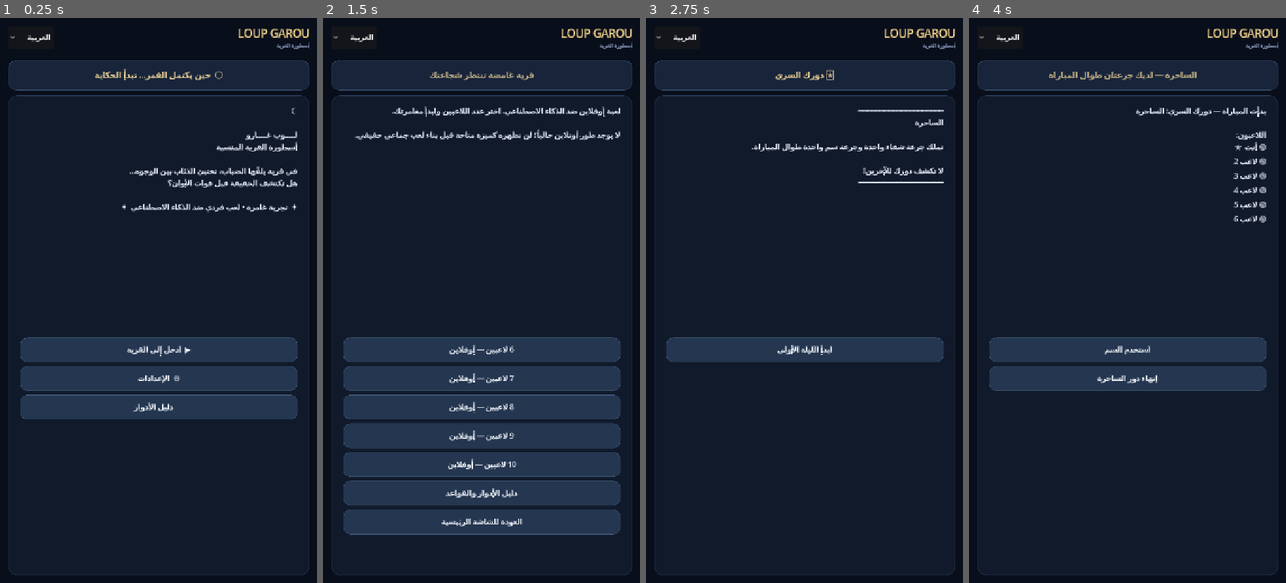
Above: before the commit, frames 1-4 (left to right).
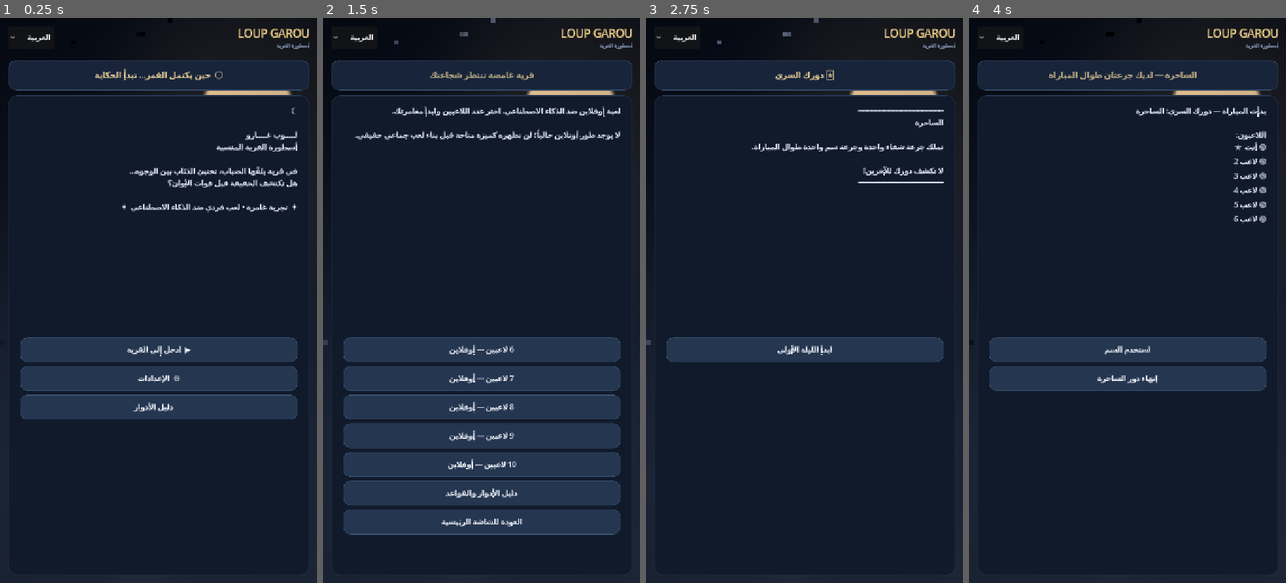
Above: after the commit, the same moments.

Repository: mahdialloui01-art/Loup-Garou-Game
Game: Godot game, scene res://scenes/main.tscn
Two runs of this game, one before a commit and one after it. Both use one fixed random seed, a clock stepped at 60 frames per second and the inputs below.
Inputs:
- Up to frame 1 (0.25 s): no input
- Up to frame 2 (1.5 s): click "العربية" at 0.5 s; click "▶ ادخل إلى القرية" at 1.25 s
- Up to frame 3 (2.75 s): click "6 لاعبين — أوفلاين" at 2 s
- Up to frame 4 (4 s): click "ابدأ الليلة الأولى" at 2.75 s; click "استخدم جرعة الشفاء" at 3.5 s

The runs differ from the first frame. In frame 1, 1.3% of the frame differs, in the area x 0-100%, y 0-100%; in frame 2, 1.5%; in frame 3, 1.6%; in frame 4, 1.6%, in the area x 0-100%, y 2-100%.

Commit message:
Add animated moonlit atmospheric shader backdrop

Diff:
--- a/scripts/game.gd
+++ b/scripts/game.gd
@@ -51,6 +51,35 @@
 	var bg := ColorRect.new()
 	bg.color = Color("#090e1b")
 	bg.set_anchors_and_offsets_preset(Control.PRESET_FULL_RECT)
+	var sky_shader := Shader.new()
+	sky_shader.code = """
+shader_type canvas_item;
+void fragment() {
+	vec2 uv = UV;
+	vec3 sky = mix(vec3(0.025, 0.045, 0.085), vec3(0.12, 0.16, 0.23), smoothstep(0.0, 0.9, uv.y));
+	vec2 moon_uv = uv - vec2(0.78, 0.19);
+	moon_uv.x *= 0.72;
+	float moon_d = length(moon_uv);
+	float moon = 1.0 - smoothstep(0.105, 0.118, moon_d);
+	float halo = 1.0 - smoothstep(0.11, 0.42, moon_d);
+	sky += vec3(0.88, 0.72, 0.48) * moon * 0.92;
+	sky += vec3(0.42, 0.35, 0.26) * halo * 0.18;
+	vec2 cell = floor(uv * vec2(72.0, 128.0));
+	float star_hash = fract(sin(dot(cell, vec2(127.1, 311.7))) * 43758.5453);
+	float stars = step(0.992, star_hash) * (0.35 + 0.65 * sin(TIME * (1.0 + star_hash * 2.0) + star_hash * 30.0));
+	sky += vec3(0.72, 0.79, 0.92) * stars * (1.0 - smoothstep(0.2, 0.95, uv.y)) * 0.7;
+	float mist_a = sin(uv.x * 8.0 + TIME * 0.12 + uv.y * 5.0);
+	float mist_b = sin(uv.x * 13.0 - TIME * 0.08 + uv.y * 8.0);
+	float mist = smoothstep(0.18, 0.95, mist_a * 0.5 + mist_b * 0.5) * smoothstep(0.48, 0.92, uv.y);
+	sky = mix(sky, vec3(0.22, 0.29, 0.37), mist * 0.16);
+	float vignette = smoothstep(0.95, 0.18, length((uv - 0.5) * vec2(0.8, 1.0)));
+	sky *= 0.72 + vignette * 0.28;
+	COLOR = vec4(sky, 1.0);
+}
+"""
+	var sky_material := ShaderMaterial.new()
+	sky_material.shader = sky_shader
+	bg.material = sky_material
 	add_child(bg)
 	var frame := MarginContainer.new()
 	frame.set_anchors_and_offsets_preset(Control.PRESET_FULL_RECT)
